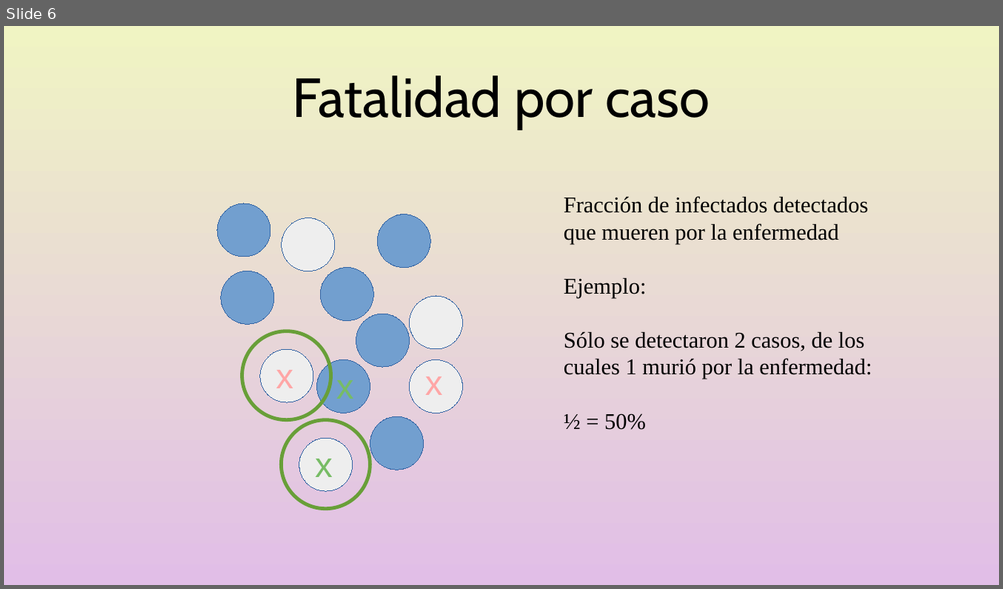
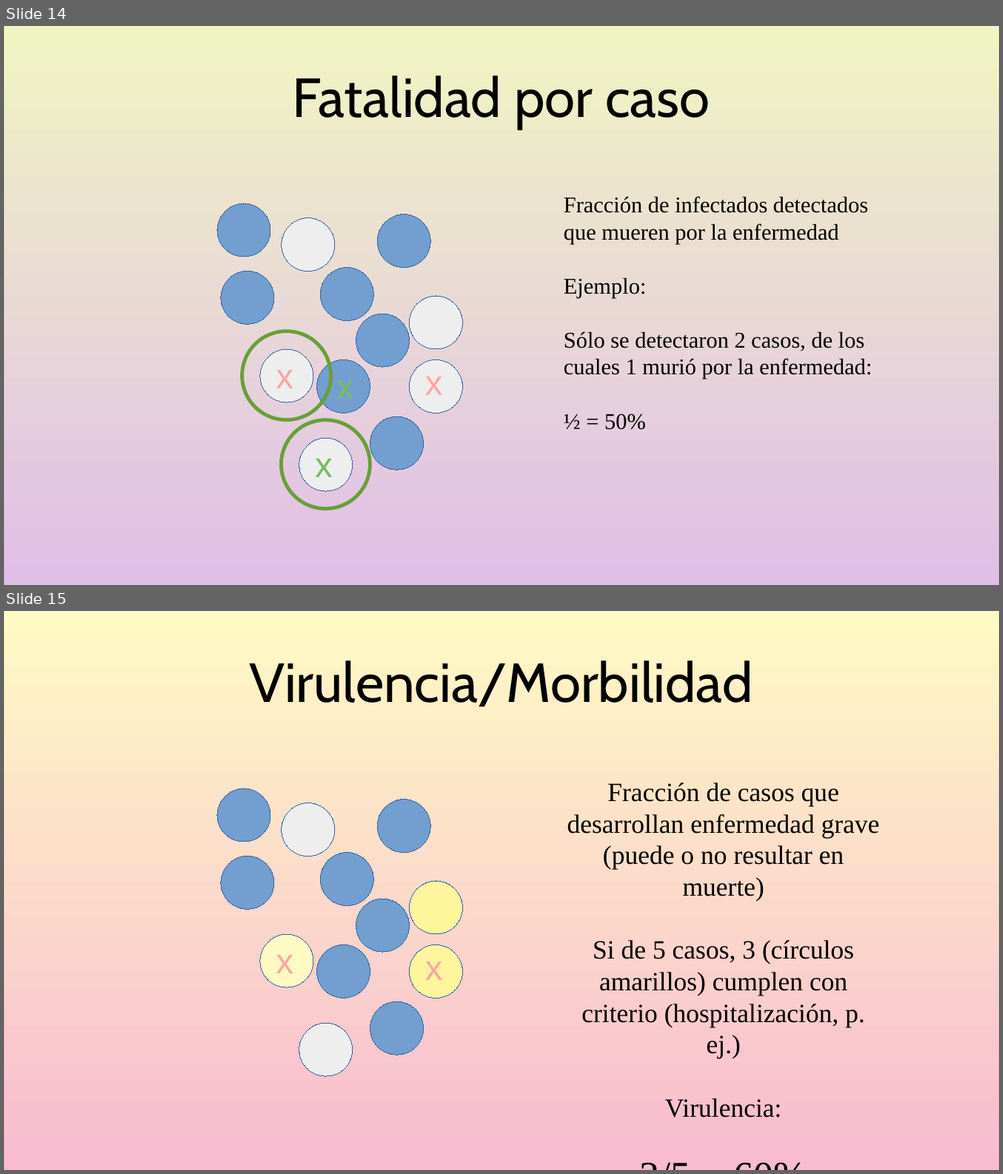
Before and after one commit to gerardommc/Medicina-Cons, a slide deck: Epidemiologia-basica.odp. Shown one above the other, each under a label of ours: slide 6 before the commit, slides 14 and 15 after it. The pictures are 1003x589 and 1003x1174 pixels, drawn with LibreOffice and Linux fonts; fonts in the diff are those of the drawing. Boxes give left, top, right and bottom in pixels: in the first picture for what was removed or moved away, otherwise in the second. Text is boxed around its words. In the diff, an @@ line names an element or a change of style, - is before the commit and + after.

```diff
--- a/Epidemiologia-basica.odp
+++ b/Epidemiologia-basica.odp
@@ slide 15 added at [4, 611, 999, 1170], background gradient #FFF9C4 to #F8BBD0 @@
@@ title added at [249, 661, 753, 707], 44 pt, text #000000 @@
+Virulencia/Morbilidad
@@ text added at [567, 783, 879, 1059], 21 pt, text #000000 @@
+Fracción de casos que desarrollan enfermedad grave (puede o no resultar en muerte)
+Si de 5 casos, 3 (círculos amarillos) cumplen con criterio (hospitalización, p. ej.)
+Virulencia:
+3/5 = 60%
@@ ellipse added at [217, 789, 270, 842], fill #729FCF, outline #3465A4 0 pt @@
@@ ellipse added at [281, 803, 334, 857], fill #EEEEEE, outline #3465A4 0 pt @@
@@ ellipse added at [378, 800, 431, 853], fill #729FCF, outline #3465A4 0 pt @@
@@ ellipse added at [321, 853, 374, 906], fill #729FCF, outline #3465A4 0 pt @@
@@ ellipse added at [221, 857, 274, 910], fill #729FCF, outline #3465A4 0 pt @@
@@ ellipse added at [356, 899, 410, 952], fill #729FCF, outline #3465A4 0 pt @@
@@ ellipse added at [410, 881, 463, 934], fill #FFF59D, outline #3465A4 0 pt @@
@@ ellipse added at [260, 935, 313, 988], fill #FFF9C4, outline #3465A4 0 pt @@
@@ text added at [276, 955, 293, 974], 28 pt, text #FFA6A6 @@
+x
@@ ellipse added at [317, 945, 370, 998], fill #729FCF, outline #3465A4 0 pt @@
@@ ellipse added at [410, 945, 463, 998], fill #FFF59D, outline #3465A4 0 pt @@
@@ text added at [425, 962, 443, 980], 28 pt, text #FFA6A6 @@
+x
@@ ellipse added at [370, 1002, 424, 1055], fill #729FCF, outline #3465A4 0 pt @@
@@ ellipse added at [299, 1023, 353, 1076], fill #EEEEEE, outline #3465A4 0 pt @@
@@ what was slide 6 is now slide 14 @@
```
Also in this commit, not shown: 4 slides changed, 8 other slides added, 1 slide removed, 7 other files.
